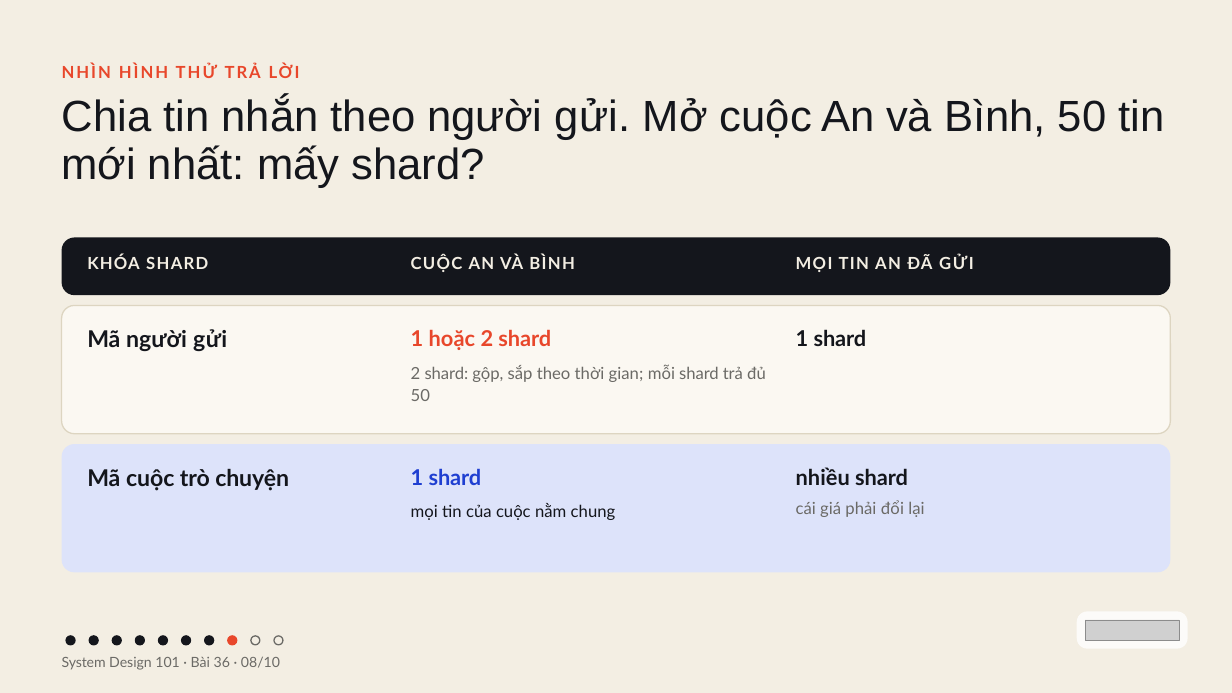
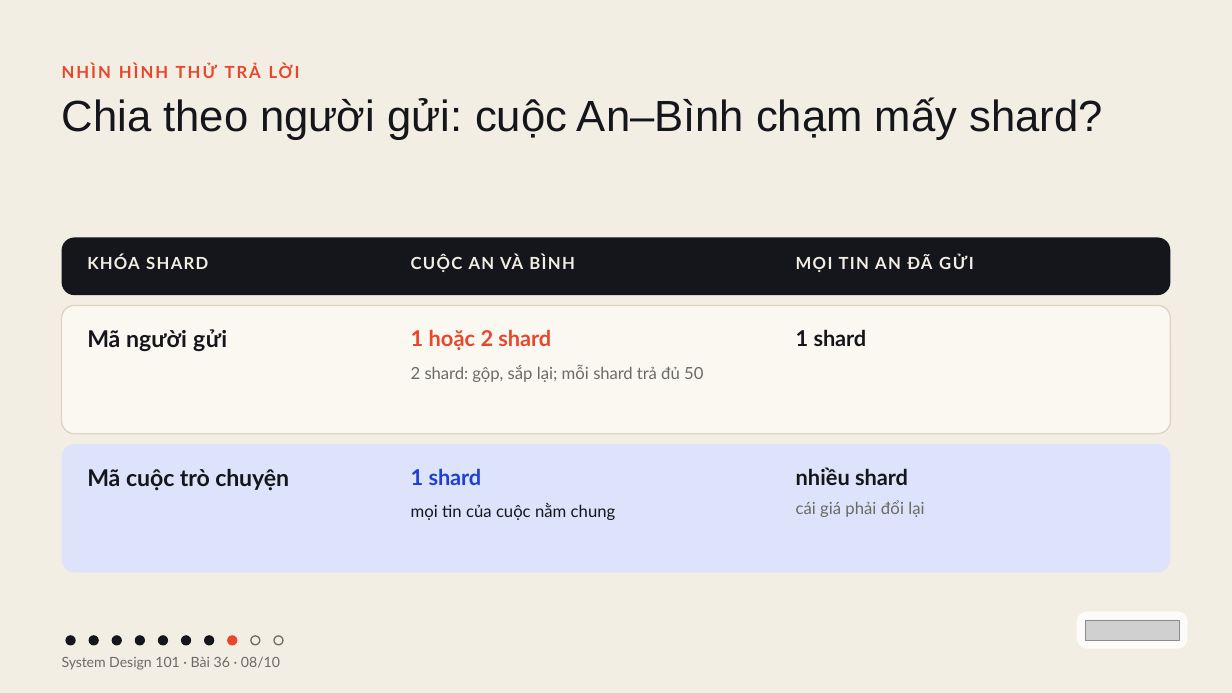
Before and after one commit to vohoailinh90/tool-marketing-studio, a slide deck: slide 8 of system-design-101/vi/lessons/sd-04-036/slides/sd-04-036.pptx. Drawn at 1232x693 pixels with LibreOffice and Linux fonts; fonts in the diff are those of the drawing; grey boxes stand for pictures. Boxes give left, top, right and bottom in pixels: in the first picture for what was removed or moved away, otherwise in the second. Text is boxed around its words. In the diff, an @@ line names an element or a change of style, - is before the commit and + after.

```diff
--- a/system-design-101/vi/lessons/sd-04-036/slides/sd-04-036.pptx
+++ b/system-design-101/vi/lessons/sd-04-036/slides/sd-04-036.pptx
@@ text at [62, 97, 1102, 140]: text changed @@
-Chia tin nhắn theo người gửi. Mở cuộc An và Bình, 50 tin mới nhất: mấy shard?
+Chia theo người gửi: cuộc An–Bình chạm mấy shard?
@@ text at [411, 365, 703, 382]: text changed @@
-2 shard: gộp, sắp theo thời gian; mỗi shard trả đủ 50
+2 shard: gộp, sắp lại; mỗi shard trả đủ 50
```
Also in this commit, not shown: 7 other slides changed.
